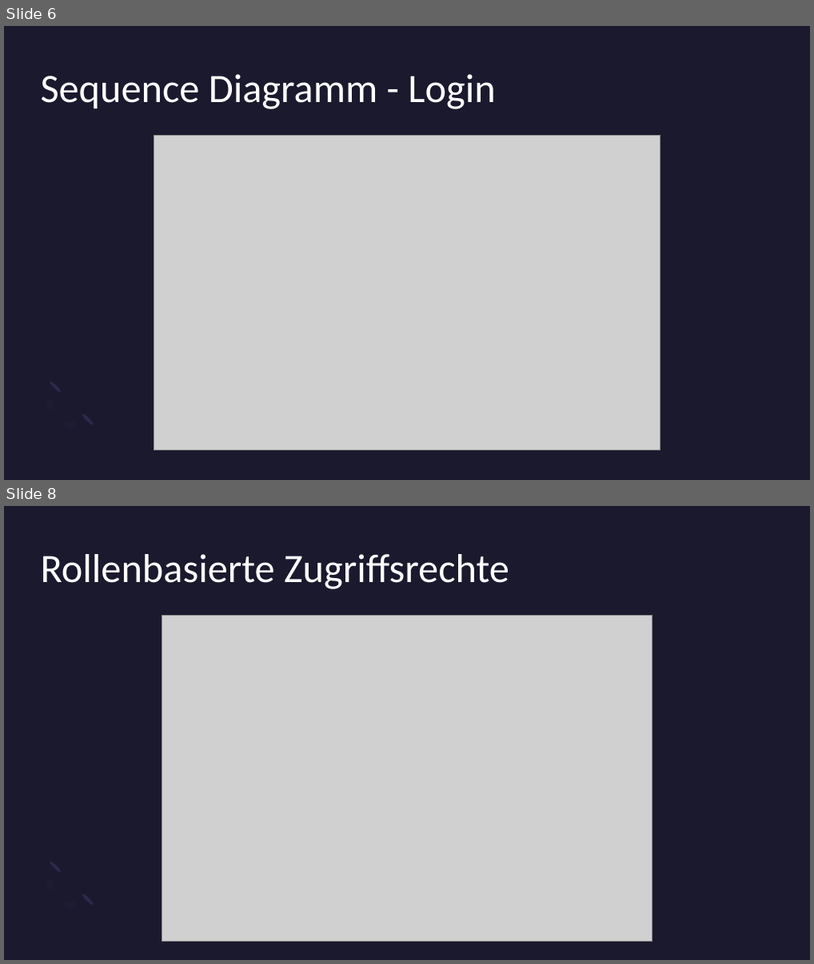
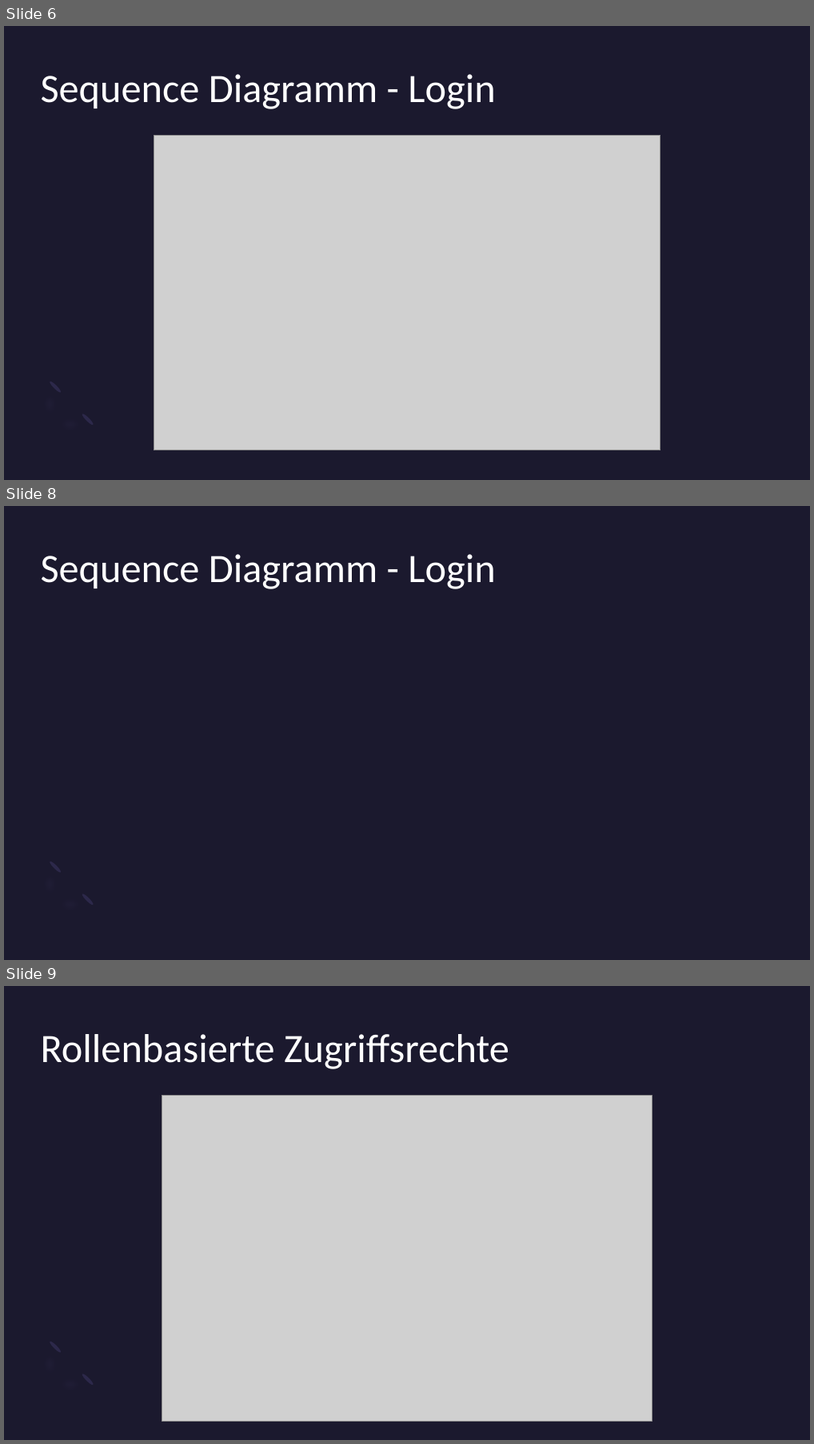
Before and after one commit to HuberLeon007/USki, a slide deck: presentation/Uski.pptx. Shown one above the other, each under a label of ours: slides 6 and 8 before the commit, slides 6, 8 and 9 after it; the slides between them are not shown. The pictures are 814x964 and 814x1444 pixels, drawn with LibreOffice and Linux fonts; fonts in the diff are those of the drawing; grey boxes stand for pictures. Boxes give left, top, right and bottom in pixels: in the first picture for what was removed or moved away, otherwise in the second. Text is boxed around its words. In the diff, an @@ line names an element or a change of style, - is before the commit and + after.

```diff
--- a/presentation/Uski.pptx
+++ b/presentation/Uski.pptx
@@ slide 8 added at <box>4,506,810,960</box>, background #1B192E; not listed: 3 template elements that a slide beside it also shows @@
@@ title added at <box>41,554,495,589</box>, 48 pt, text #FFFFFF @@
+Sequence Diagramm - Login
@@ what was slide 8 is now slide 9 @@
```
Also in this commit, not shown: 1 slide changed, 9 other files.
